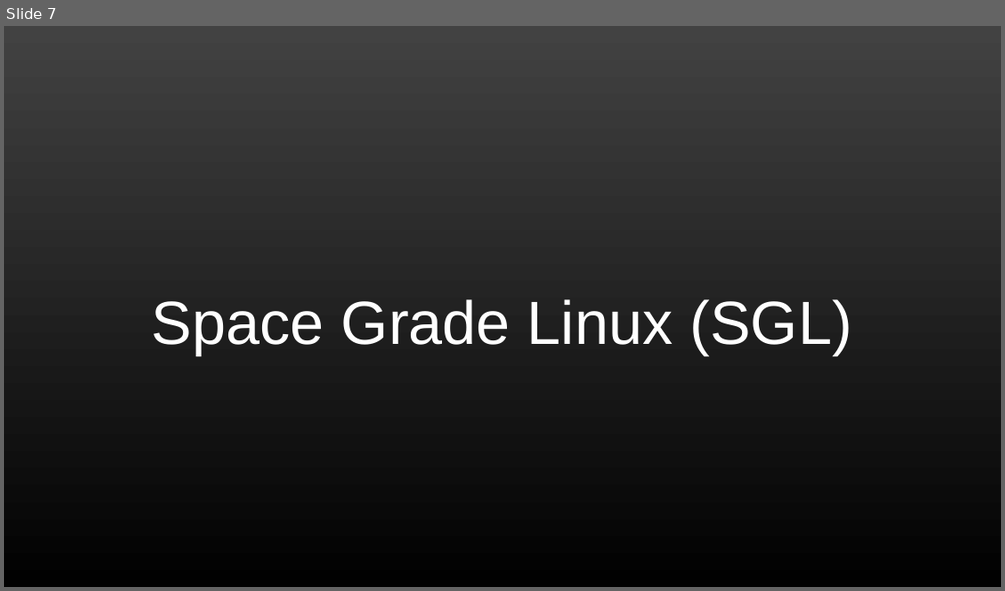
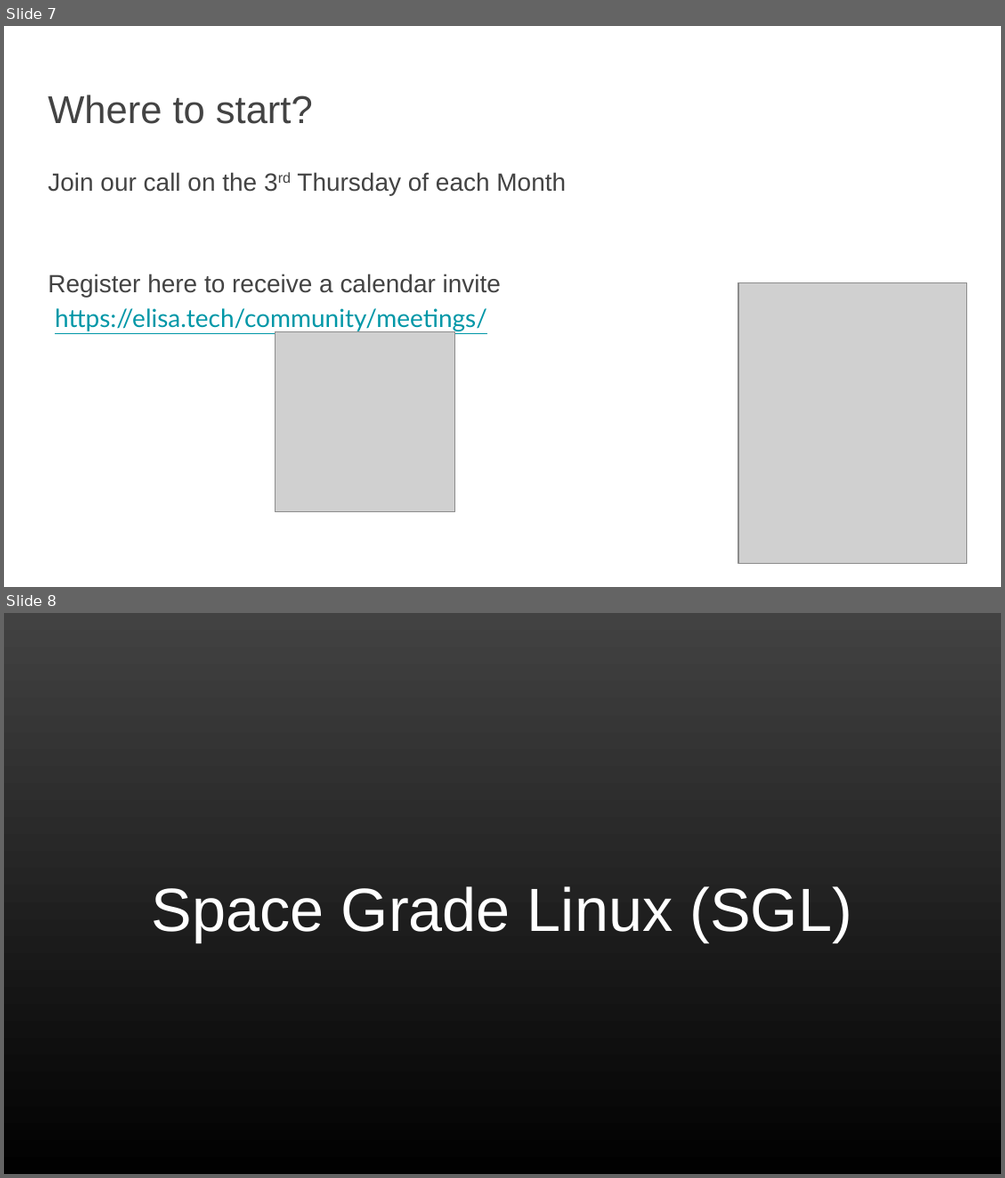
Before and after one commit to elisa-tech/wg-aerospace, a slide deck: presentations/ELISA-FSW-March2025.pptx. Shown one above the other, each under a label of ours: slide 7 before the commit, slides 7 and 8 after it. The pictures are 1005x591 and 1005x1178 pixels, drawn with LibreOffice and Linux fonts; fonts in the diff are those of the drawing; grey boxes stand for pictures; background and template pictures are left out. Boxes give left, top, right and bottom in pixels: in the first picture for what was removed or moved away, otherwise in the second. Text is boxed around its words. In the diff, an @@ line names an element or a change of style, - is before the commit and + after.

```diff
--- a/presentations/ELISA-FSW-March2025.pptx
+++ b/presentations/ELISA-FSW-March2025.pptx
@@ slide 7 added at (4,26,1001,587), background #FFFFFF @@
@@ title added at (48,95,313,124), 28 pt, text #434343 @@
+Where to start?
@@ text added at (48,172,566,331), 18 pt, text #434343 @@
+Join our call on the 3rd Thursday of each Month
+Register here to receive a calendar invite
+https://elisa.tech/community/meetings/
@@ picture added at (738,283,967,564) @@
@@ picture added at (275,332,455,513) @@
@@ what was slide 7 is now slide 8 @@
```
Also in this commit, not shown: 8 slides removed, 2 other files.
